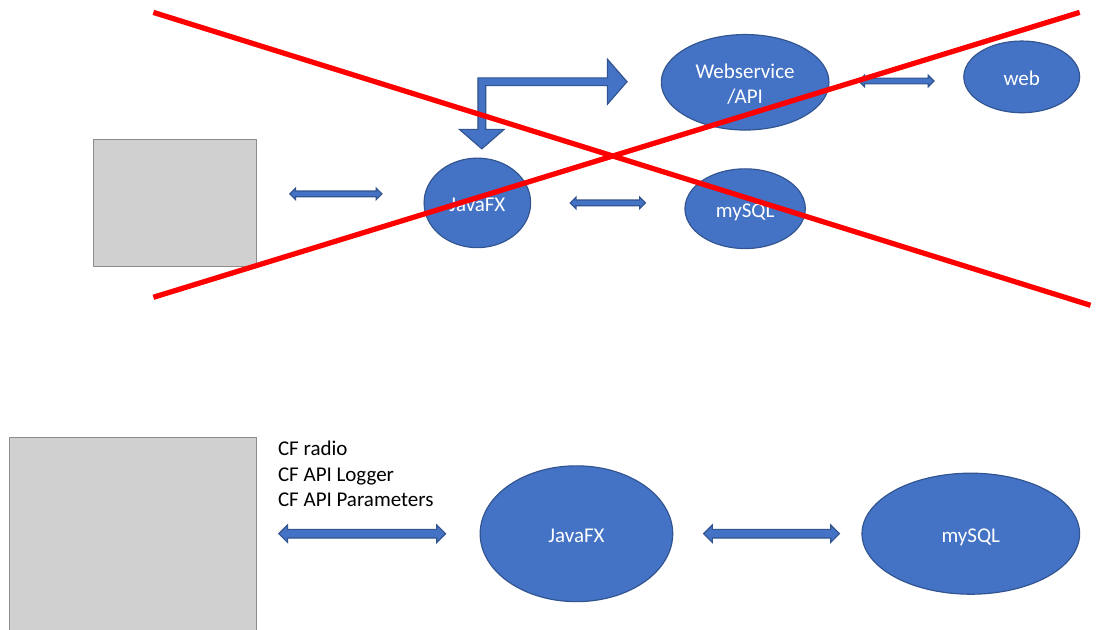
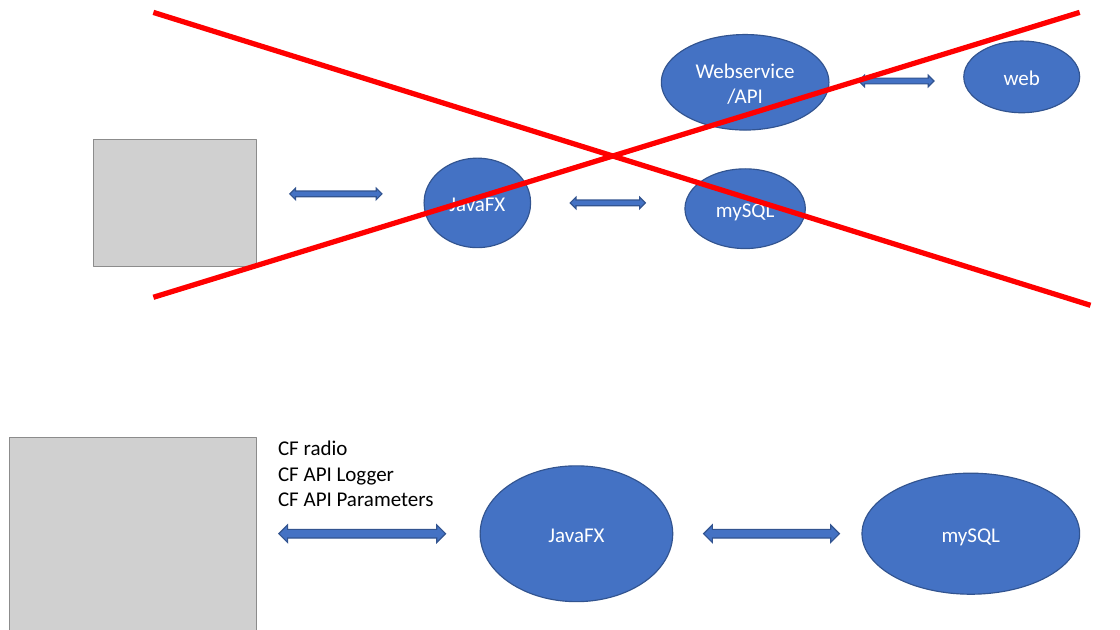
Before and after one commit to tallner/java_crazyflie_ui, a slide deck: slide 2 of bin/Crazyflie JavaFX client.pptx. Drawn at 1120x630 pixels with LibreOffice and Linux fonts; fonts in the diff are those of the drawing; grey boxes stand for pictures. Boxes give left, top, right and bottom in pixels: in the first picture for what was removed or moved away, otherwise in the second. Text is boxed around its words. In the diff, an @@ line names an element or a change of style, - is before the commit and + after.

```diff
--- a/bin/Crazyflie JavaFX client.pptx
+++ b/bin/Crazyflie JavaFX client.pptx
@@ left up arrow removed at <box>460,60,628,150</box> @@
```
Also in this commit, not shown: 3 other files.
